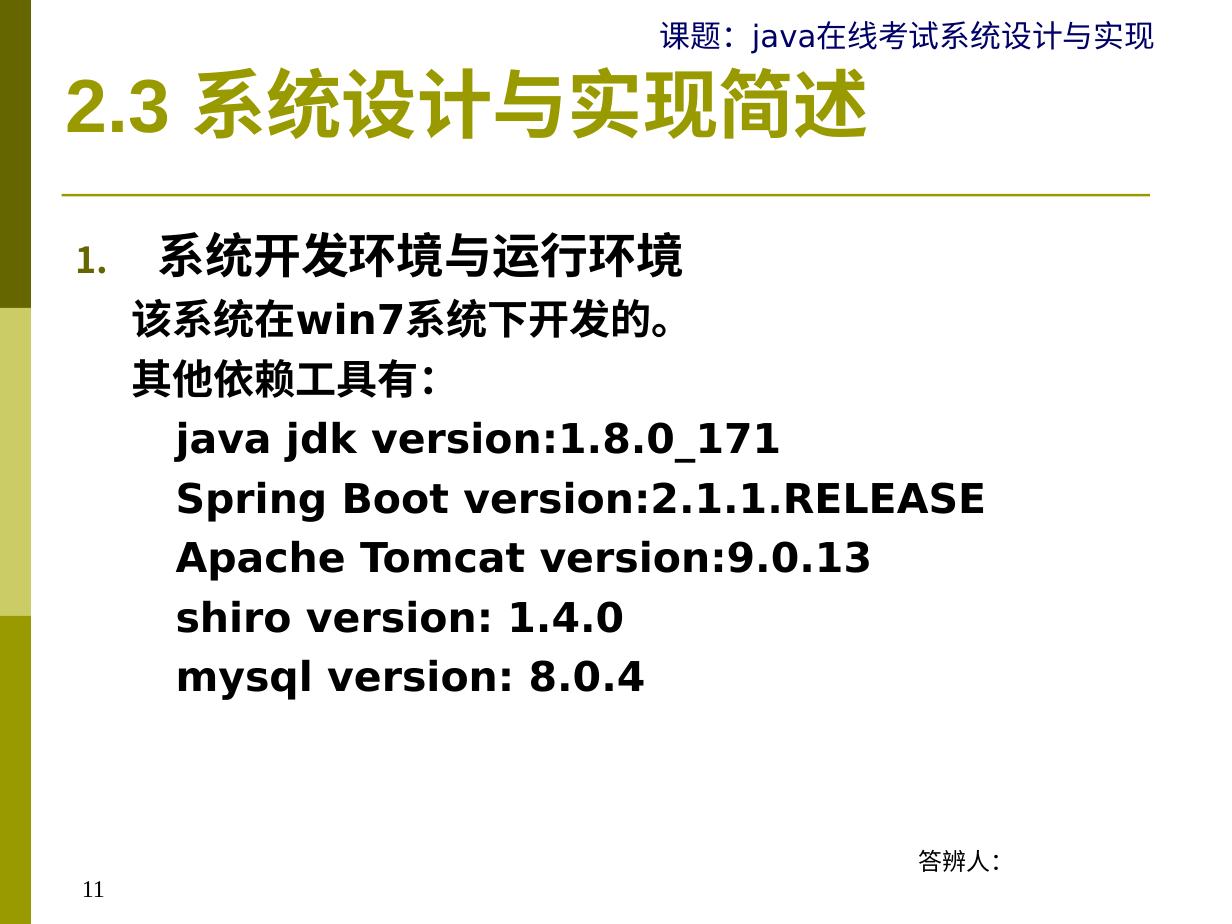
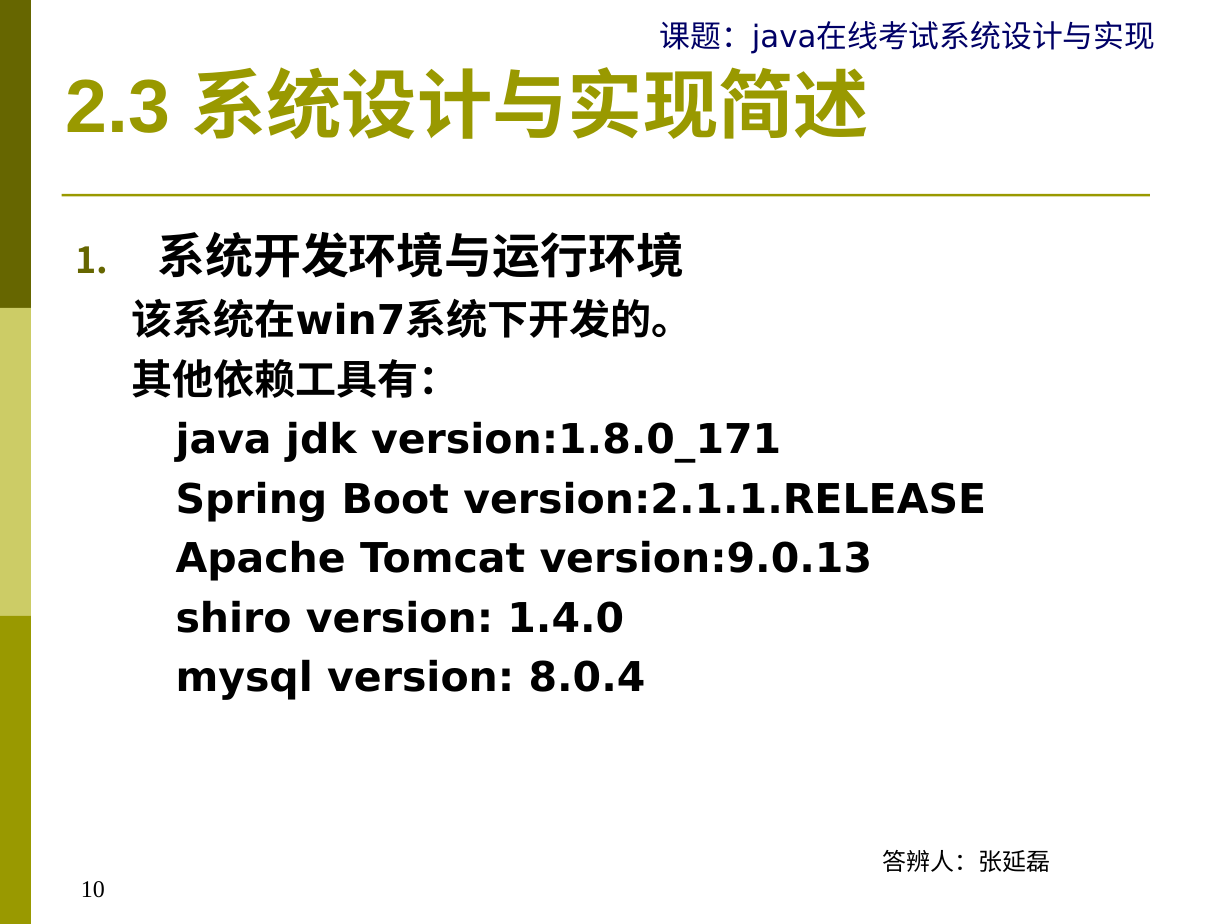
Before and after one commit to zhangylz/sudaonlineexambase, a slide deck: slide 10 of document/YB17270520059张延磊-Java在线考试系统设计与实现V1-20190508.ppt (slide 11 before the commit). Drawn at 1232x924 pixels with LibreOffice and Linux fonts; fonts in the diff are those of the drawing. Boxes give left, top, right and bottom in pixels: in the first picture for what was removed or moved away, otherwise in the second. Text is boxed around its words. In the diff, an @@ line names an element or a change of style, - is before the commit and + after.

```diff
--- a/document/YB17270520059张延磊-Java在线考试系统设计与实现V1-20190508.ppt
+++ b/document/YB17270520059张延磊-Java在线考试系统设计与实现V1-20190508.ppt
@@ text at bbox=[882, 850, 1050, 872]: text changed @@
-答辨人：
+答辨人：张延磊
@@ page number at bbox=[81, 881, 105, 898]: text changed @@
-11
+10
```
Also in this commit, not shown: 16 other slides changed, 1 slide removed, 1 other file.
